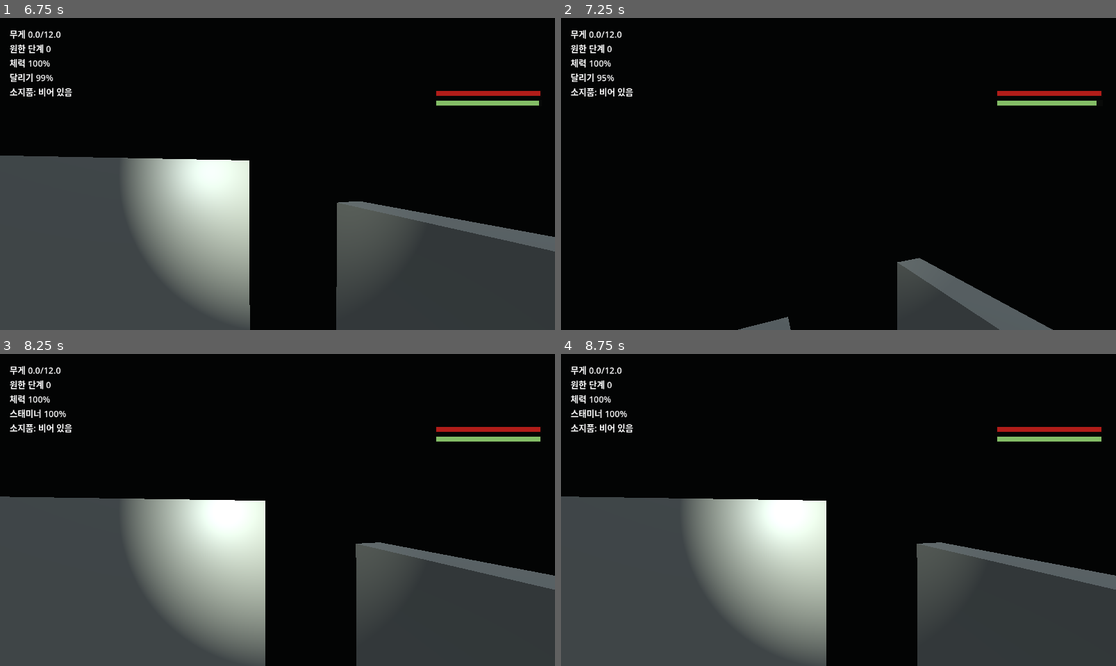
Above: before the commit, frames 1-4 (two rows, left to right).
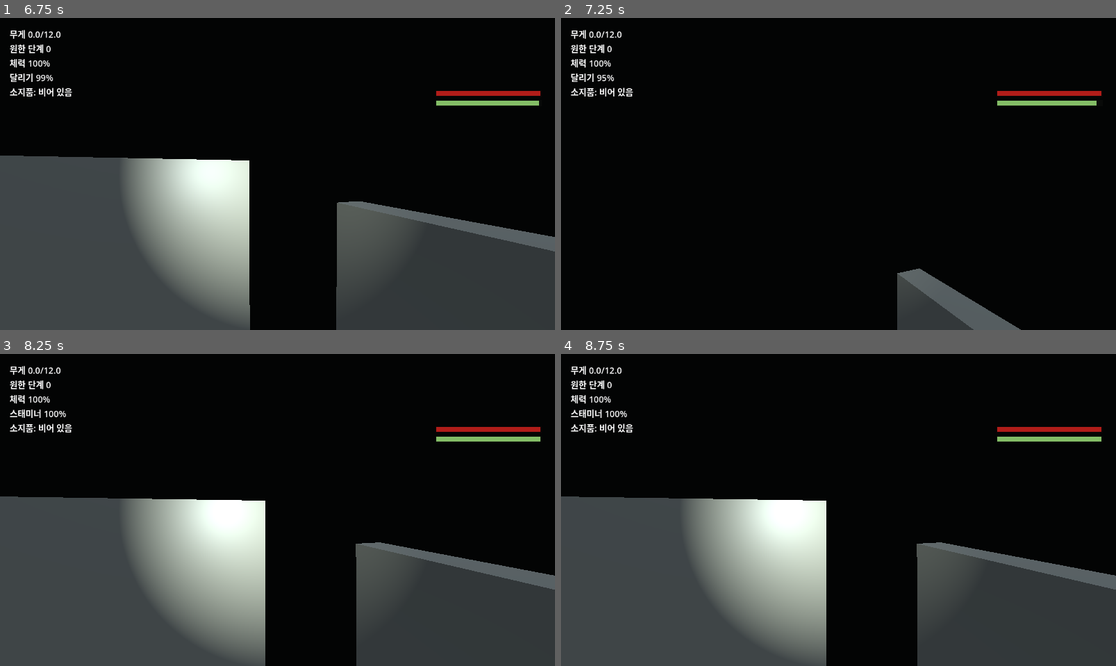
Above: after the commit, the same moments.

Repository: JJonyeok2/K_horror_game
Game: Godot game, scene res://scenes/Main.tscn
The game is run twice, just before and just after one commit, with the same random seed, the same clock (stepped at 60 frames per second) and the same inputs.
Inputs (mouse positions are in pixels of both pictures, inside the frame that each line leads up to):
- Up to frame 1 (6.75 s): tap Enter at 0.5 s; move the mouse to (305, 174) at 0.52 s; hold G (drop_item) 0.53-1.28 s; hold W (move_forward) 0.53-5.78 s; tap Space (jump) at 0.77, 1.52, 3.02, 3.77, 4.52, 6.02 s; move the mouse to (249, 174) at 1.27 s; tap E (interact) at 1.35, 3.6, 5.85 s; move the mouse to (288, 167) at 2.02 s; hold Shift (sprint) 2.03-2.78 s; move the mouse to (271, 180) at 2.77 s; tap G (drop_item) at 2.85 s; move the mouse to (316, 177) at 3.52 s; move the mouse to (233, 170) at 4.27 s; tap Shift (sprint) at 4.35 s; move the mouse to (283, 174) at 5.02 s; hold G (drop_item) 5.03-5.78 s; tap R (restart_run) at 5.75 s; move the mouse to (255, 167) at 5.77 s; hold D (move_right) 5.78-6.53 s; move the mouse to (305, 174) at 6.52 s; hold W (move_forward) from 6.53 s (still down); hold Shift (sprint) from 6.53 s (still down)
- Up to frame 2 (7.25 s): keep holding W (move_forward); keep holding Shift (sprint); tap Space (jump) at 6.77 s
- Up to frame 3 (8.25 s): keep holding W (move_forward); move the mouse to (249, 510) at 7.27 s; release Shift (sprint) at 7.28 s; tap G (drop_item) at 7.35 s; tap Space (jump) at 7.52 s; move the mouse to (288, 503) at 8.02 s; tap E (interact) at 8.1 s
- Up to frame 4 (8.75 s): keep holding W (move_forward)

Frame 1 is identical in both runs. In frame 2, 2.0% of the frame differs, in the area x 31-89%, y 76-100%; in frame 3, less than 0.1%; in frame 4, less than 0.1%.

Commit message:
fix: seal gate-side courtyard gaps

Diff:
--- a/scripts/maps/jongga_estate_builder.gd
+++ b/scripts/maps/jongga_estate_builder.gd
@@ -132,6 +132,8 @@
 
 	_create_tall_wall_box("SingleGateLeftReturnWall", Vector3(-7.2, 1.7, -11.2), Vector3(2.4, 3.4, 1.1), "old_plaster")
 	_create_tall_wall_box("SingleGateRightReturnWall", Vector3(7.2, 1.7, -11.2), Vector3(2.4, 3.4, 1.1), "old_plaster")
+	_create_tall_wall_box("GateLeftCourtyardSideSealWall", Vector3(-10.6, 1.8, -14.45), Vector3(9.2, 3.6, 4.9), "old_plaster")
+	_create_tall_wall_box("GateRightCourtyardSideSealWall", Vector3(10.6, 1.8, -14.45), Vector3(9.2, 3.6, 4.9), "old_plaster")
 	_create_box("SidePassageBoardedGate", Vector3(-8.7, 1.85, -10.8), Vector3(3.3, 3.7, 0.55), _fallback_color("aged_wood"), "aged_wood")
 	_create_box("SidePassageBrushScreenA", Vector3(-9.4, 1.35, -5.4), Vector3(3.8, 2.7, 5.2), _fallback_color("wet_moss"), "mud")
 	_create_box("SidePassageBrushScreenB", Vector3(-12.0, 1.45, -14.8), Vector3(3.8, 2.9, 4.4), _fallback_color("wet_moss"), "mud")
--- a/tests/scene/test_estate_mesh_integrity.gd
+++ b/tests/scene/test_estate_mesh_integrity.gd
@@ -12,8 +12,10 @@
 	root.add_child(main)
 	for _i in range(90):
 		await physics_frame
+	await _travel_to_estate(main)
 
 	_assert_gate_wall_seams_are_closed(main)
+	_assert_gate_side_passages_are_blocked(main)
 	_assert_route_floor_surfaces_are_separated(main)
 	_assert_main_house_corner_seams_are_closed(main)
 	_assert_thin_front_decals_are_clear_of_backing_walls(main)
@@ -25,6 +27,16 @@
 	print("ESTATE_MESH_INTEGRITY_SMOKE: snapped seams, decal offsets, and box collisions verified")
 	quit(0)
 
+func _travel_to_estate(main: Node) -> void:
+	if main.has_method("travel_to_retrieval_map"):
+		main.call("travel_to_retrieval_map", "jongga_estate")
+	for _i in range(90):
+		if str(main.get("current_map_id")) == "jongga_estate":
+			await physics_frame
+			return
+		await physics_frame
+	_fail("Mesh integrity test could not travel to the estate map")
+
 func _assert_gate_wall_seams_are_closed(main: Node) -> void:
 	var left_wall := _required_box(main, "OuterEstateGateLeftWall")
 	var right_wall := _required_box(main, "OuterEstateGateRightWall")
@@ -39,6 +51,19 @@
 		_fail("Gate side walls are not snapped to the same front z plane")
 	if absf(float(left_bounds["max"].z) - float(right_bounds["max"].z)) > SEAM_TOLERANCE:
 		_fail("Gate side walls are not snapped to the same back z plane")
+
+func _assert_gate_side_passages_are_blocked(main: Node) -> void:
+	_assert_blocked_lateral_passage(main, Vector3(-4.7, 1.6, -14.4), Vector3(-16.5, 1.6, -14.4), "left gate-side courtyard opening")
+	_assert_blocked_lateral_passage(main, Vector3(4.7, 1.6, -14.4), Vector3(16.5, 1.6, -14.4), "right gate-side courtyard opening")
+
+func _assert_blocked_lateral_passage(main: Node, start: Vector3, end: Vector3, label: String) -> void:
+	var space_state := main.get_viewport().world_3d.direct_space_state
+	var query := PhysicsRayQueryParameters3D.create(start, end)
+	query.collide_with_areas = false
+	query.collide_with_bodies = true
+	var result := space_state.intersect_ray(query)
+	if result.is_empty():
+		_fail("Unsealed %s lets the player bypass the main gate" % label)
 
 func _assert_main_house_corner_seams_are_closed(main: Node) -> void:
 	_assert_wall_reaches_back(main, "MainHouseLeftOuterWall", "MainHouseBackWall")
